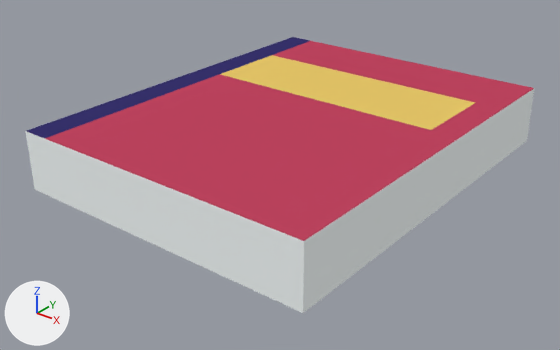
Renders of the Blender file Javoc/Assets/meshes/complementos/libro.blend from each side of a commit.
Both versions are drawn from a 50 mm lens placed at (0.434, -0.569, 0.304), pointed at (-0.002, -0.023, -0.035). The lights are fixed; the arrows at lower left show +X, +Y and +Z.
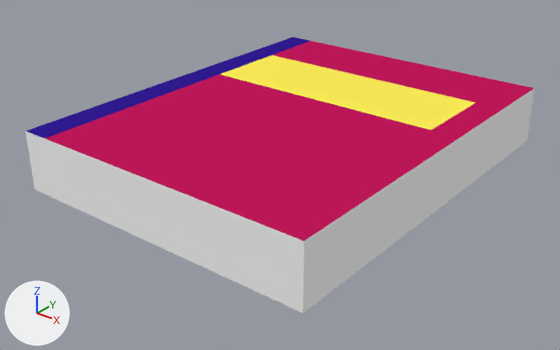
Patch to the scene script:
```diff
--- a/Javoc/Assets/meshes/complementos/libro.blend.py
+++ b/Javoc/Assets/meshes/complementos/libro.blend.py
@@ mat_frente @@
 mat_frente = diffuse_material('frente')
-mat_frente.base_color = (0.528, 0.0586, 0.116)  # red #c04460
+mat_frente.base_color = (0.539, 0.00913, 0.105)  # pink #c2185b
@@ mat_cubierta @@
 mat_cubierta = diffuse_material('cubierta')
-mat_cubierta.base_color = (0.8, 0.574, 0.141)  # yellow #e7c769
+mat_cubierta.base_color = (1.0, 0.855, 0.0976)  # yellow #ffee58
@@ mat_lomo @@
 mat_lomo = diffuse_material('lomo')
-mat_lomo.base_color = (0.0382, 0.0316, 0.152)  # dark blue #37326d
+mat_lomo.base_color = (0.0307, 0.011, 0.287)  # blue #311b92
```

Boxes [x1, y1, x2, y2] around the edits, measured in the pictures (560 x 350 px):
'Cube', recoloured (red to pink): [25, 37, 534, 243] in both
